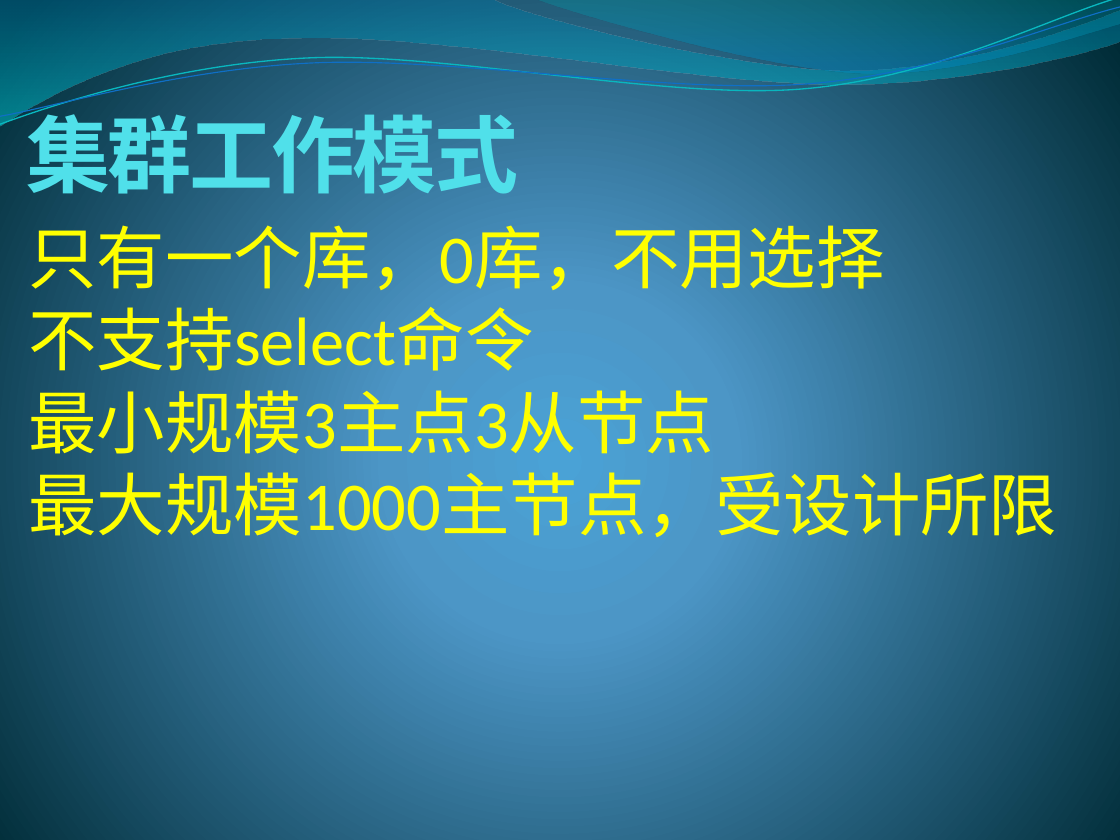
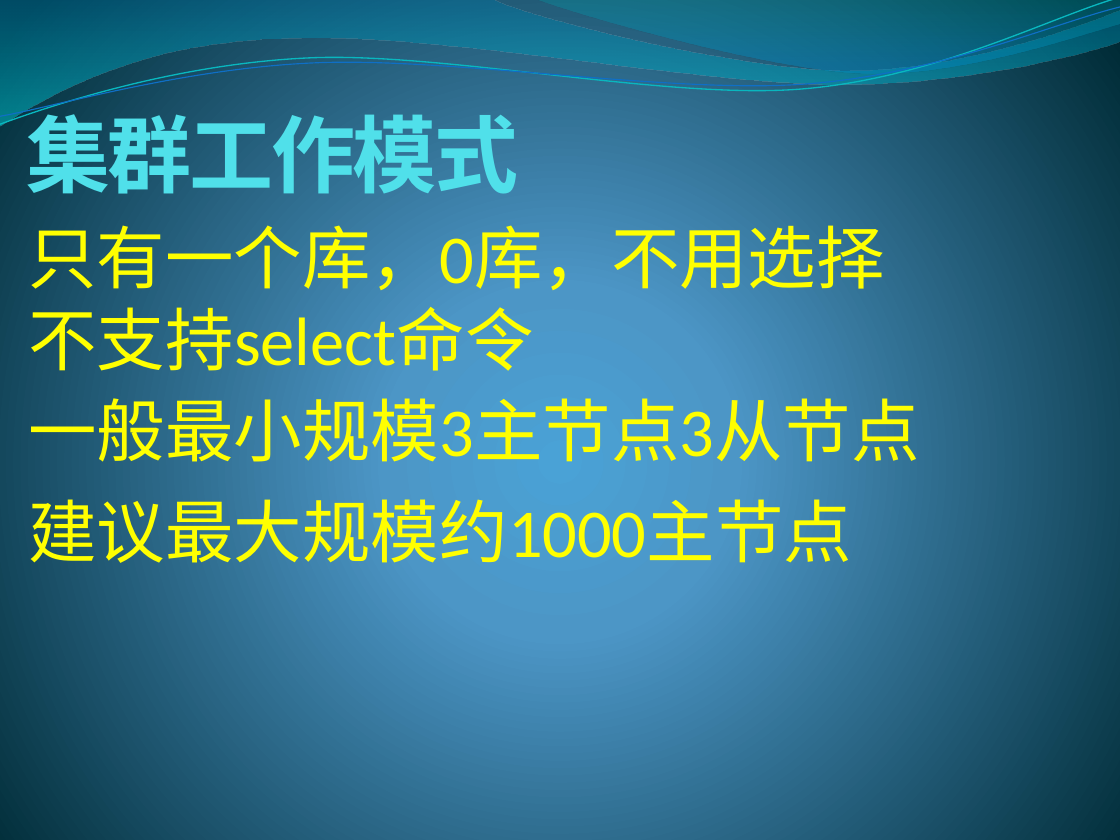
Before and after one commit to lixinjie1985/redis, a slide deck: slide 6 of docs/redis-01.pptx. Drawn at 1120x840 pixels with LibreOffice and Linux fonts; fonts in the diff are those of the drawing. Boxes give left, top, right and bottom in pixels: in the first picture for what was removed or moved away, otherwise in the second. Text is boxed around its words. In the diff, an @@ line names an element or a change of style, - is before the commit and + after.

```diff
--- a/docs/redis-01.pptx
+++ b/docs/redis-01.pptx
@@ text at (28, 378, 1057, 547): paragraphs removed @@
-最小规模3主点3从节点
-最大规模1000主节点，受设计所限
@@ text added at (28, 386, 919, 473), 44 pt, text #FFFF00 @@
+一般最小规模3主节点3从节点
@@ text added at (28, 487, 852, 574), 44 pt, text #FFFF00 @@
+建议最大规模约1000主节点
```
Also in this commit, not shown: 22 other slides changed, 15 slides added.
